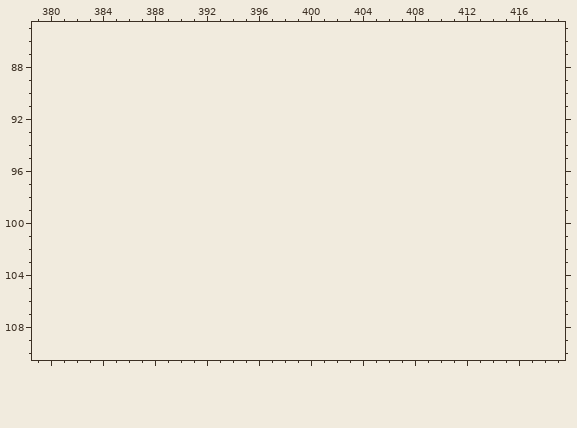
Edited in one commit: pixel-art file (Asset_Raw/Item.aseprite). The picture above is the old version.
64x64 pixels, 1 frame. Colours within 5 levels of each other are drawn and written as one. Shown: x 379..419, y 85..110. The old version is drawn lined up with the new one, on the new canvas. The commit also changed other parts of the picture, which this record leaves out.
Once edited:
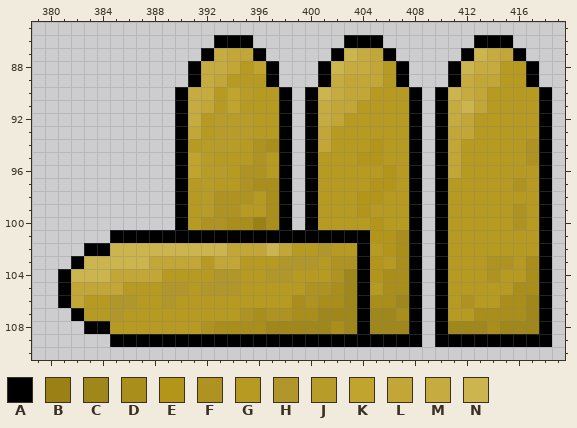
Palette (. is transparent): A #000000  B #9b8115  C #a0871b  D #a98e1c  E #b39519  F #ae9322  G #b79a22  H #b0962b  J #b89c29  K #c0a42e  L #c2a738  M #c5ab40  N #ccb44f
From old to new:
canvas 64x64 -> 628x554, the old top-left corner now at 24,39
@@ x 379..419 @@
  85 .........................................
- 86 .........................................
- 87 .........................................
- 88 .........................................
- 89 .........................................
- 90 .........................................
- 91 .........................................
- 92 .........................................
- 93 .........................................
- 94 .........................................
- 95 .........................................
- 96 .........................................
- 97 .........................................
- 98 .........................................
- 99 .........................................
-100 .........................................
-101 .........................................
-102 .........................................
-103 .........................................
-104 .........................................
-105 .........................................
-106 .........................................
-107 .........................................
-108 .........................................
-109 .........................................
+ 86 ..............AAA.......AAA.......AAA....
+ 87 .............AMLLA.....ANMLA.....ANMLA...
+ 88 ............AMMLGKA...ANMMLGA...ANMMGGA..
+ 89 ............AMLGGGA...AMLLLGA...AMLLGGA..
+ 90 ...........AMMGKJGGA.ANMLLGGGA.ANMLGGGGA.
+ 91 ...........AMLGKGGGA.AMLLGGGGA.AMNLGGGGA.
+ 92 ...........AMGJJJGGA.AMLGGGGGA.AMLGGGGGA.
+ 93 ...........ALGJJJGGA.ALGGGGGGA.ALLGGGGGA.
+ 94 ...........AGJJJGFDA.ALGGGEGGA.ALGGGGGFA.
+ 95 ...........AKJGGGFGA.AGGGEEGGA.ALGGGGGFA.
+ 96 ...........AKJJGFFGA.AGGGGGEGA.ALGGGGGGA.
+ 97 ...........AGJGGFDDA.AGGGGEEGA.AGGGGGFGA.
+ 98 ...........AGJFFFGDA.AGGGEEGGA.AGGGGGGGA.
+ 99 ...........AGJFFGGDA.AGGGEGGGA.AGGGGGFGA.
+100 ...........AGFFDDBDA.AGGGGEGGA.AGGGGGFGA.
+101 ......AAAAAAAAAAAAAAAAAAAAEEDA.AGGGGGGGA.
+102 ....AANNNNNNNNNLLLNLGGHGGAGEDA.AGGGGGGGA.
+103 ...ANNNNNLLLLGLLGGGHHHGFFAEGDA.AGGGFFGDA.
+104 ..ANNNLLLLGGGGHHGGHHGGGFCAEDDA.AGGGFGGDA.
+105 ..ALLLLGGGHHGHHHGGGGGFFDCAGDDA.AGGGGGDDA.
+106 ..ALGGHHGGHGGGGGGGGGDFDDCADDCA.AGFGGDDCA.
+107 ...AGGHGGGGGGGGGFDFFDDCCCACCDA.AGGDDDDCA.
+108 ....AAGGGGGGGFDDDDCCCCCDCACCCA.ACCCDCCCA.
+109 ......AAAAAAAAAAAAAAAAAAAAAAAA.AAAAAAAAA.
 110 .........................................
